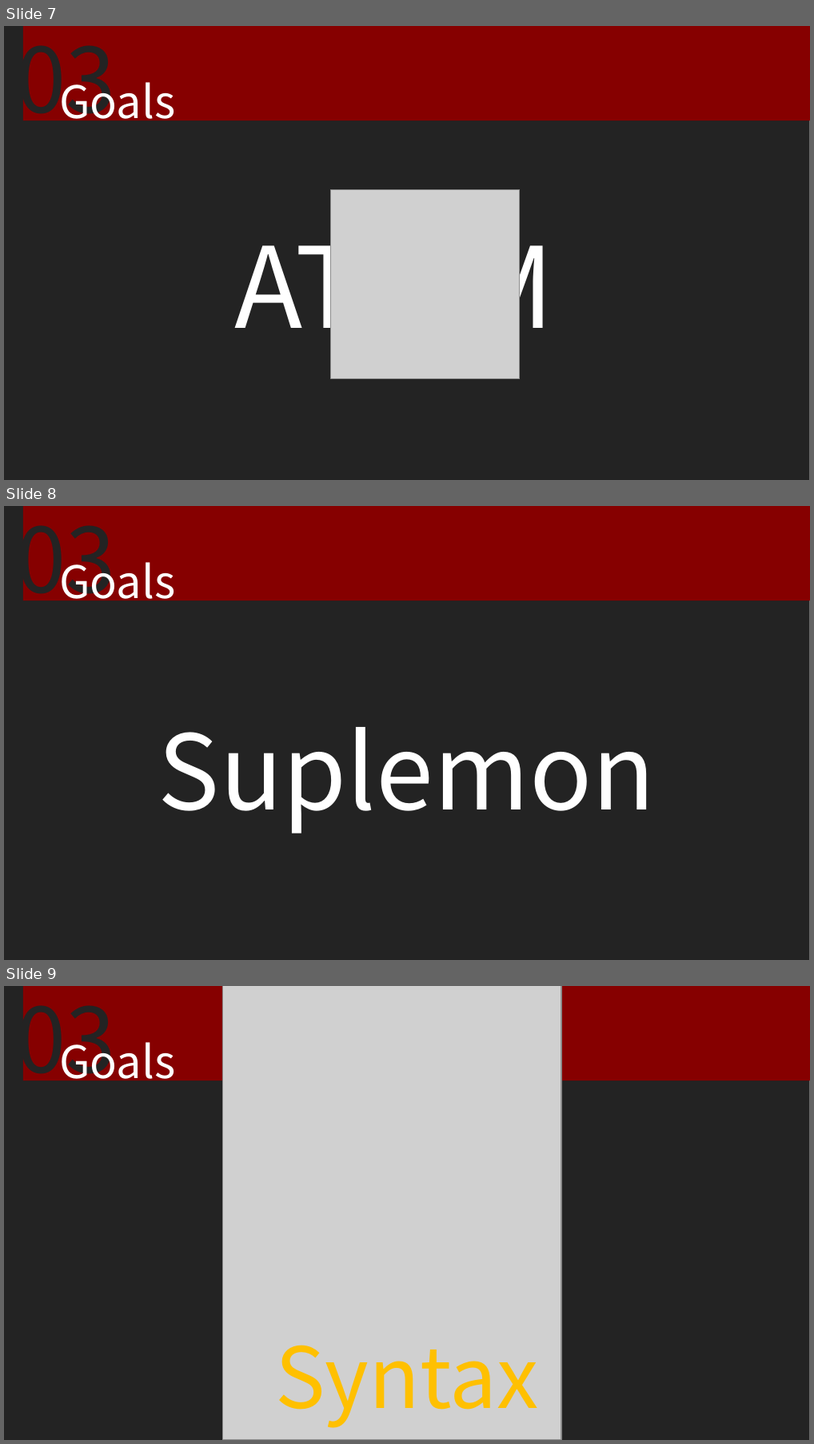
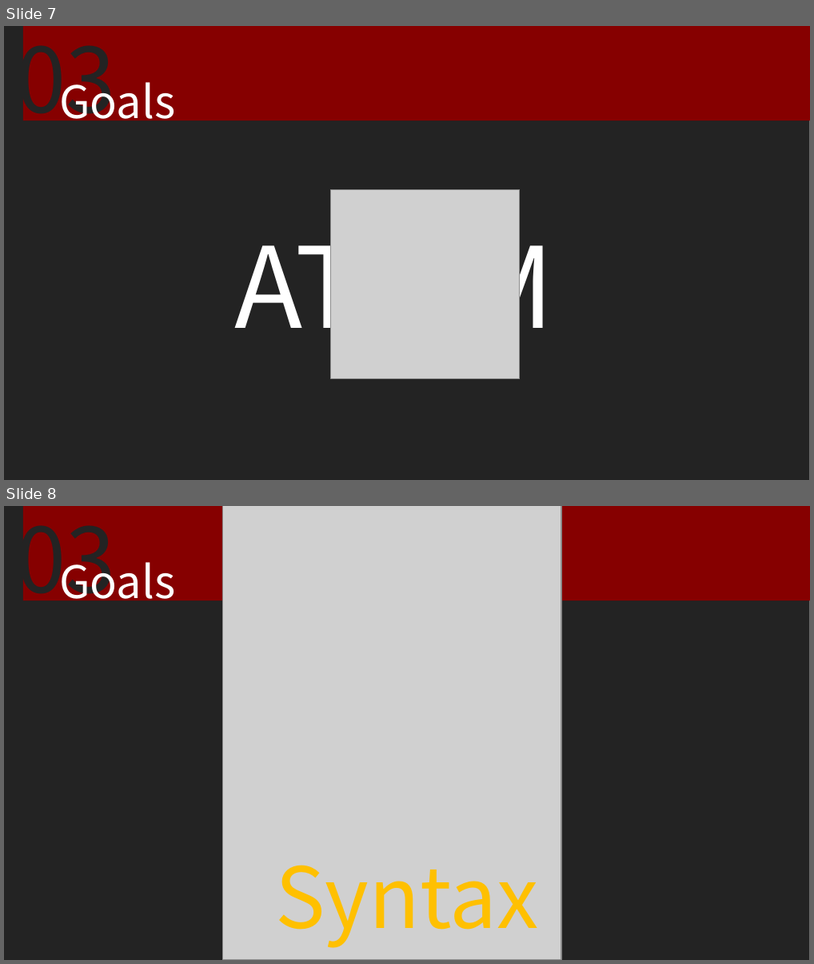
Before and after one commit to hjoo5/gap_eul, a slide deck: 30-gap_eul_final.pptx. Shown one above the other, each under a label of ours: slides 7, 8 and 9 before the commit, slides 7 and 8 after it. The pictures are 814x1444 and 814x964 pixels, drawn with LibreOffice and Linux fonts; fonts in the diff are those of the drawing; grey boxes stand for pictures. Boxes give left, top, right and bottom in pixels: in the first picture for what was removed or moved away, otherwise in the second. Text is boxed around its words. In the diff, an @@ line names an element or a change of style, - is before the commit and + after.

Commit message:
final
final

```diff
--- a/30-gap_eul_final.pptx
+++ b/30-gap_eul_final.pptx
@@ slide 8 removed at [4, 506, 810, 960], background #FFFFFF; not listed: 3 template elements that a slide beside it also shows @@
@@ text removed at [16, 506, 115, 615] @@
-03
@@ text removed at [59, 553, 175, 610] @@
-Goals
@@ text removed at [158, 727, 656, 833] @@
-Suplemon
@@ what was slide 9 is now slide 8 @@
```
